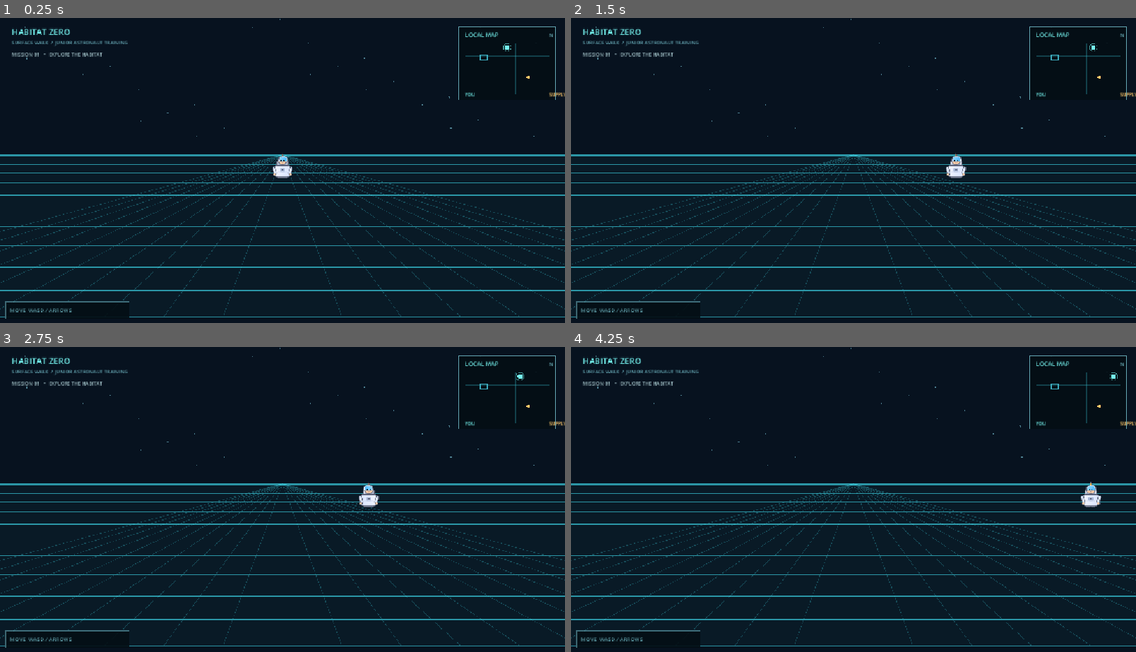
Above: before the commit, frames 1-4 (two rows, left to right).
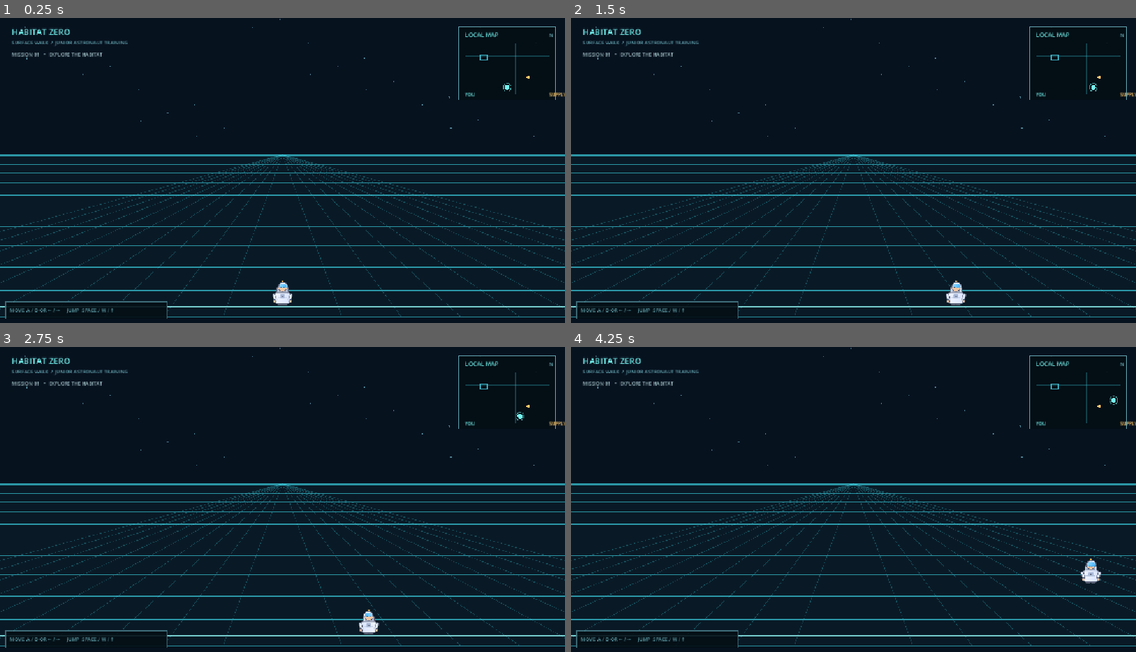
Above: after the commit, the same moments.

Repository: rahejaarya/WAAVES
Game: Godot game, scene res://main.tscn
Same seed, same stepped clock (60 frames per second), same inputs: the game is played once before the commit and once after it.
Inputs:
- Up to frame 1 (0.25 s): no input
- Up to frame 2 (1.5 s): tap Enter at 0.5 s; hold D from 0.53 s (still down); tap Space at 0.6, 0.77, 1.07, 1.35 s
- Up to frame 3 (2.75 s): tap Space at 1.52, 1.82, 2.1 s; release D at 2.03 s; hold A from 2.03 s (still down)
- Up to frame 4 (4.25 s): release A at 2.78 s; hold D from 2.78 s (still down); tap Space at 2.85, 3.02, 3.32, 3.6, 3.77, 4.07 s

The runs differ from the first frame. In frame 1, 1.0% of the frame differs, in the area x 0-100%, y 8-99%; in frame 2, 0.9%; in frame 3, 0.9%; in frame 4, 1.0%.

Commit message:
Add astronaut platformer movement and jump

Diff:
--- a/main.gd
+++ b/main.gd
@@ -34,6 +34,8 @@
 		var t := float(step) / 12.0
 		var y := horizon_y + (floor_bottom - horizon_y) * t * t
 		draw_line(Vector2(0, y), Vector2(view_size.x, y), GRID, 1.0 if step < 9 else 1.3)
+	var platform_y := floor_bottom - 20.0
+	draw_line(Vector2(0, platform_y), Vector2(view_size.x, platform_y), Color(0.58, 0.98, 0.98, 0.78), 2.0)
 
 	_draw_header()
 	_draw_map(view_size, horizon_y, floor_bottom)
@@ -96,6 +98,6 @@
 func _draw_controls(view_size: Vector2) -> void:
 	var font: Font = ThemeDB.fallback_font
 	var position := Vector2(20, view_size.y - 48)
-	draw_rect(Rect2(position - Vector2(9, 21), Vector2(252, 34)), PANEL, true)
-	draw_rect(Rect2(position - Vector2(9, 21), Vector2(252, 34)), Color(0.50, 0.82, 0.87, 0.45), false, 1.0)
-	draw_string(font, position, "MOVE  WASD / ARROWS", HORIZONTAL_ALIGNMENT_LEFT, -1, 11, HUD_DIM)
+	draw_rect(Rect2(position - Vector2(9, 21), Vector2(330, 34)), PANEL, true)
+	draw_rect(Rect2(position - Vector2(9, 21), Vector2(330, 34)), Color(0.50, 0.82, 0.87, 0.45), false, 1.0)
+	draw_string(font, position, "MOVE  A / D OR ← / →     JUMP  SPACE / W / ↑", HORIZONTAL_ALIGNMENT_LEFT, -1, 10, HUD_DIM)
--- a/main.tscn
+++ b/main.tscn
@@ -10,7 +10,7 @@
 script = ExtResource("2_main_script")
 
 [node name="Player" parent="." instance=ExtResource("1_3t6y8")]
-position = Vector2(576, 300)
+position = Vector2(576, 563)
 
 [node name="Ground" type="StaticBody2D" parent="."]
 position = Vector2(576, 610)
--- a/player.gd
+++ b/player.gd
@@ -1,30 +1,42 @@
 extends CharacterBody2D
 
 const SPEED := 220.0
+const GRAVITY := 1100.0
+const JUMP_SPEED := 470.0
+const JUMP_BUFFER_SECONDS := 0.12
 
 @onready var sprite: Sprite2D = $Sprite2D
 
+var jump_buffer := 0.0
 
-func _physics_process(_delta: float) -> void:
+
+func _input(event: InputEvent) -> void:
+	if event is InputEventKey and event.pressed and not event.echo:
+		if event.physical_keycode == KEY_SPACE or event.physical_keycode == KEY_W or event.physical_keycode == KEY_UP:
+			jump_buffer = JUMP_BUFFER_SECONDS
+
+
+func _physics_process(delta: float) -> void:
 	var direction := Vector2.ZERO
 	if Input.is_physical_key_pressed(KEY_A) or Input.is_physical_key_pressed(KEY_LEFT):
 		direction.x -= 1.0
 	if Input.is_physical_key_pressed(KEY_D) or Input.is_physical_key_pressed(KEY_RIGHT):
 		direction.x += 1.0
-	if Input.is_physical_key_pressed(KEY_W) or Input.is_physical_key_pressed(KEY_UP):
-		direction.y -= 1.0
-	if Input.is_physical_key_pressed(KEY_S) or Input.is_physical_key_pressed(KEY_DOWN):
-		direction.y += 1.0
-	if direction.length_squared() > 1.0:
-		direction = direction.normalized()
 
-	velocity = direction * SPEED
+	velocity.x = direction.x * SPEED
+	jump_buffer = maxf(jump_buffer - delta, 0.0)
+	if jump_buffer > 0.0 and is_on_floor():
+		velocity.y = -JUMP_SPEED
+		jump_buffer = 0.0
+	else:
+		velocity.y += GRAVITY * delta
+
 	move_and_slide()
 
 	if direction.x != 0.0:
 		sprite.flip_h = direction.x < 0.0
 
-	# Keep the astronaut on the visible wireframe floor.
+	# Keep the astronaut inside the visible play area.
 	var view_size := get_viewport_rect().size
-	position.x = clampf(position.x, 28.0, view_size.x - 28.0)
-	position.y = clampf(position.y, view_size.y * 0.43 + 26.0, view_size.y * 0.94 - 32.0)
+	position.x = clampf(position.x, 32.0, view_size.x - 32.0)
+	position.y = maxf(position.y, view_size.y * 0.20)
--- a/player.tscn
+++ b/player.tscn
@@ -7,9 +7,11 @@
 size = Vector2(36, 54)
 
 [node name="Player" type="CharacterBody2D"]
+z_index = 10
 script = ExtResource("1_player_script")
 
 [node name="Sprite2D" type="Sprite2D" parent="."]
+z_index = 10
 texture = ExtResource("2_astronaut")
 scale = Vector2(0.45, 0.45)
 
Not shown, added: astronaut.svg.import
Not shown, added: main.gd.uid
